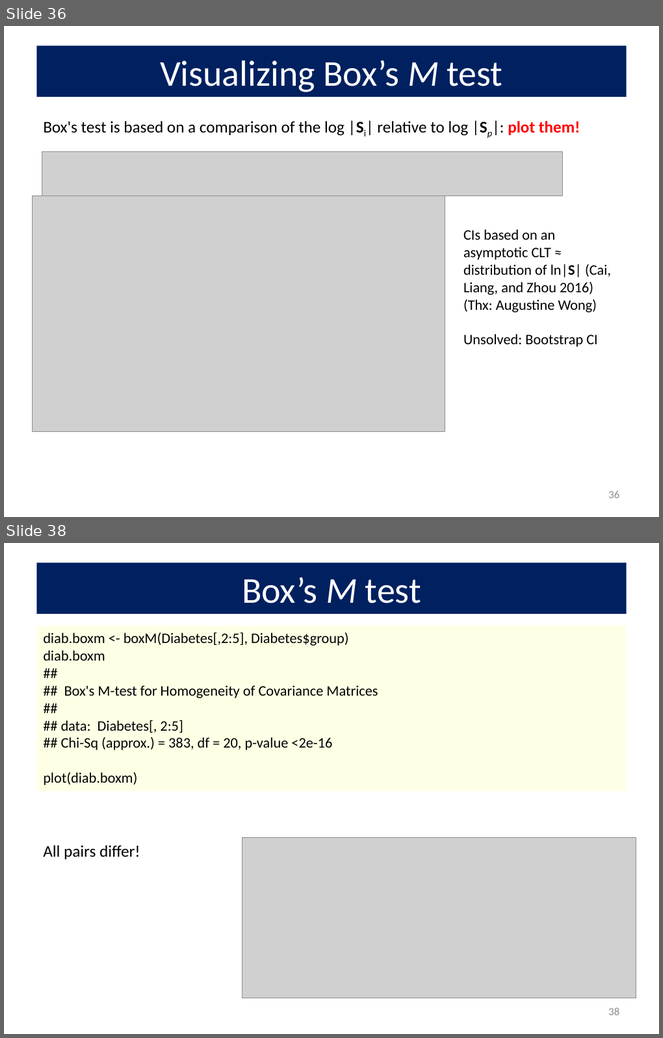
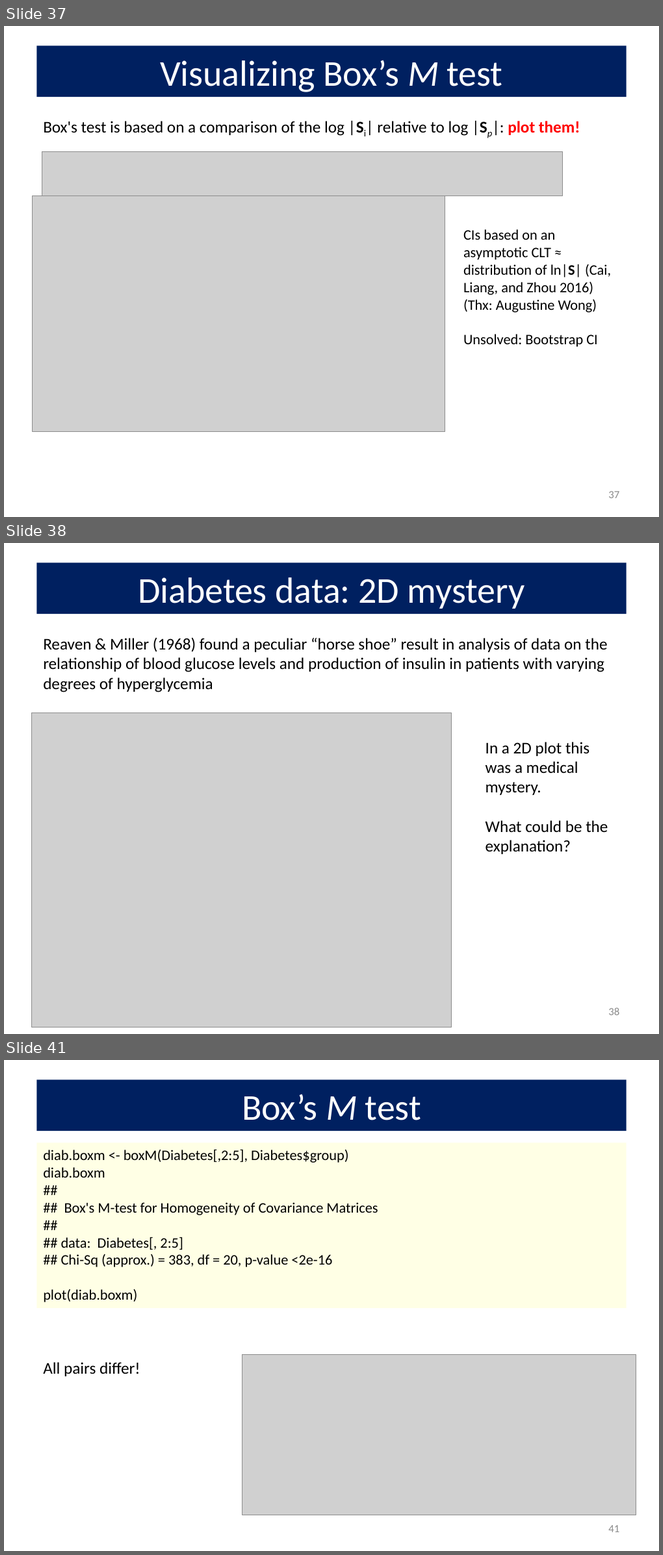
Before and after one commit to friendly/VisMLM-course, a slide deck: lectures/lecture3.pptx. Shown one above the other, each under a label of ours: slides 36 and 38 before the commit, slides 37, 38 and 41 after it; the slides between them are not shown. The pictures are 663x1038 and 663x1555 pixels, drawn with LibreOffice and Linux fonts; fonts in the diff are those of the drawing; grey boxes stand for pictures. Boxes give left, top, right and bottom in pixels: in the first picture for what was removed or moved away, otherwise in the second. Text is boxed around its words. In the diff, an @@ line names an element or a change of style, - is before the commit and + after.

```diff
--- a/lectures/lecture3.pptx
+++ b/lectures/lecture3.pptx
@@ slide 38 added at <box>4,543,659,1034</box>, background #FFFFFF @@
@@ title added at <box>36,563,627,614</box>, fill #002060, 40 pt, text #FFFFFF @@
+Diabetes data: 2D mystery
@@ text added at <box>43,638,607,693</box>, 18 pt, text #000000 @@
+Reaven & Miller (1968) found a peculiar “horse shoe” result in analysis of data on the relationship of blood glucose levels and production of insulin in patients with varying degrees of hyperglycemia
@@ picture added at <box>31,713,451,1027</box> @@
@@ text added at <box>486,742,608,854</box>, 18 pt, text #000000 @@
+In a 2D plot this was a medical mystery.
+What could be the explanation?
@@ page number added at <box>608,1008,620,1016</box>, 12 pt, text #8C8C8C @@
+38
@@ what was slide 36 is now slide 37 @@
@@ page number at <box>608,491,620,499</box>: text changed @@
-36
+37
@@ what was slide 38 is now slide 41 @@
@@ page number at <box>608,1525,620,1533</box>: text changed @@
-38
+41
```
Also in this commit, not shown: 5 slides changed, 2 other slides added, 5 other files.
